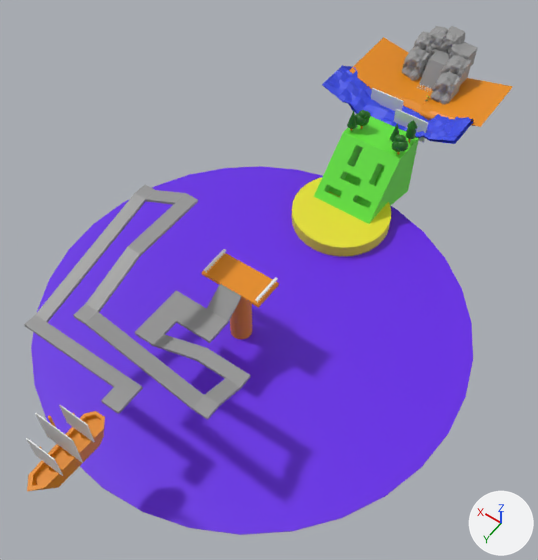
One commit to the glTF model homeisland.glb: the scene before it, then after it.
Both versions are drawn from a 50 mm lens placed at (-24.1, 65.1, 48.5), pointed at (-0.1, 31.5, -4.2). Arrows for +X, +Y and +Z are at lower right; the lights stay in place. Where no turn or scale is listed for an object, it has been applied to the vertices. Vertices at the same position are counted once.
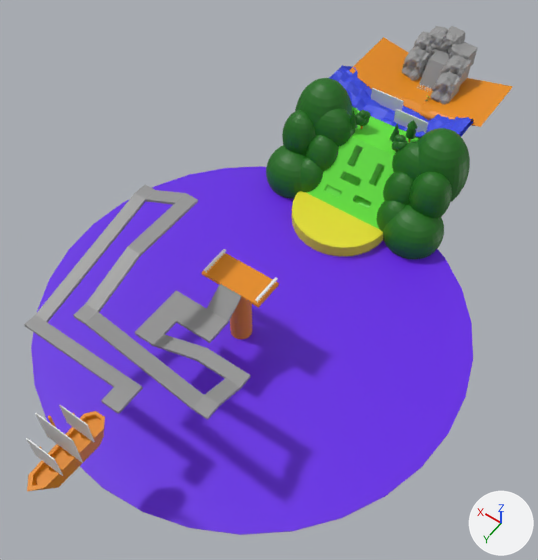
Commit message: homeisland: start working on forest

Patch to the scene script:
```diff
--- a/homeisland.glb.py
+++ b/homeisland.glb.py
@@ me_cube_013 @@
-me_cube_013.from_pydata(...)  # 66 vertices, 128 faces; spans x -3.28..3.28, y -1.88..6.76, z -6.48..1.0
+me_cube_013.from_pydata(...)  # 70 vertices, 136 faces; spans x -6.75..7.42, y -1.88..6.76, z -4.12..2.32
+# me_cube_013 part 1
+# 4 vertices are removed from x -3.28..3.28, y -1.88..6.76, z -6.48..-4.07
+# 22 faces are deleted
+# 8 vertices are added at x -6.75..7.42, y -1.88..6.76, z -4.07..2.32
+# 30 new faces join them
 me_cube_013.materials.append(mat_green1)
@@ ob_sphere_008 @@
+ob_sphere_008 = bpy.data.objects.new('Sphere.008', me_sphere_014)  # a UV sphere (32 segments, 16 rings, poles along z) spanning x -1.0..1.0, y -1.0..1.0, z -1.0..1.0, material slot 0; a UV sphere (32 segments, 16 rings, poles along z) spanning x -1.93..1.07, y -2.85..0.15, z -1.2..1.8, material slot 1; a UV sphere (32 segments, 16 rings, poles along z) spanning x -2.54..0.46, y -1.85..0.15, z -0.7..1.3, material slot 2; a UV sphere (32 segments, 16 rings, poles along z) spanning x -2.36..-0.36, y -1.0..1.0, z -1.48..0.52, material slot 3; a UV sphere (32 segments, 16 rings, poles along z) spanning x -2.18..-0.18, y -0.18..1.82, z -2.2..-0.2, material slot 4; a UV sphere (32 segments, 16 rings, poles along z) spanning x -1.67..1.33, y -0.68..2.32, z -2.2..-0.2, material slot 5; in mat_green2_007 (dark green #1a6e12), mat_green2_008 (dark green #1a6e12), mat_green2_009 (dark green #1a6e12), mat_green2_010 (dark green #1a6e12), mat_green2_011 (dark green #1a6e12), mat_green2_012 (dark green #1a6e12)
+ob_sphere_008.location = (-7.33, 15.13, -2.84)
+ob_sphere_008.rotation_euler = (3.142, 0.0, 0.0)  # degrees (180, 0, 0)
+ob_sphere_008.scale = (-2.0, -2.0, -3.0)
@@ ob_sphere_011 @@
+ob_sphere_011 = bpy.data.objects.new('Sphere.011', me_sphere_011)  # a UV sphere (32 segments, 16 rings, poles along z) spanning x -2.0..2.0, y -2.0..2.0, z -3.0..3.0, material slot 0; a UV sphere (32 segments, 16 rings, poles along z) spanning x -3.85..2.15, y -5.71..0.29, z -3.59..5.41, material slot 1; a UV sphere (32 segments, 16 rings, poles along z) spanning x -5.08..0.92, y -3.7..0.3, z -2.09..3.91, material slot 2; a UV sphere (32 segments, 16 rings, poles along z) spanning x -4.72..-0.72, y -2.0..2.0, z -4.44..1.56, material slot 3; a UV sphere (32 segments, 16 rings, poles along z) spanning x -4.36..-0.36, y -0.37..3.63, z -6.59..-0.59, material slot 4; a UV sphere (32 segments, 16 rings, poles along z) spanning x -3.33..2.67, y -1.37..4.63, z -6.59..-0.59, material slot 5; in mat_green2_004 (dark green #1a6e12), mat_green2_001 (dark green #1a6e12), mat_green2_002 (dark green #1a6e12), mat_green2_003 (dark green #1a6e12), mat_green2_005 (dark green #1a6e12), mat_green2_006 (dark green #1a6e12)
+ob_sphere_011.location = (7.46, 15.13, -2.84)
```

Pixel boxes (x1, y1, x2, y2) of what changed, in the pictures (538 x 560 px):
'Sphere.008', added (green): after (376, 128, 470, 259)
    faces in mat_green2_008 (dark green #1a6e12): (417, 128, 470, 202)
    faces in mat_green2_012 (dark green #1a6e12): (383, 205, 444, 259)
    faces in mat_green2_007 (dark green #1a6e12): (409, 172, 452, 218)
    faces in mat_green2_010 (dark green #1a6e12): (383, 171, 414, 205)
    faces in mat_green2_009 (dark green #1a6e12): (392, 142, 419, 181)
'Cube.013', reshaped: before (314, 116, 419, 224); after (306, 106, 420, 229)
'Sphere.011', added (green): after (266, 78, 355, 199)
    faces in mat_green2_001 (dark green #1a6e12): (295, 78, 353, 126)
    faces in mat_green2_006 (dark green #1a6e12): (266, 145, 305, 199)
    faces in mat_green2_004 (dark green #1a6e12): (282, 110, 316, 154)
    faces in mat_green2_002 (dark green #1a6e12): (314, 108, 355, 147)
    faces in mat_green2_003 (dark green #1a6e12): (305, 135, 339, 172)
